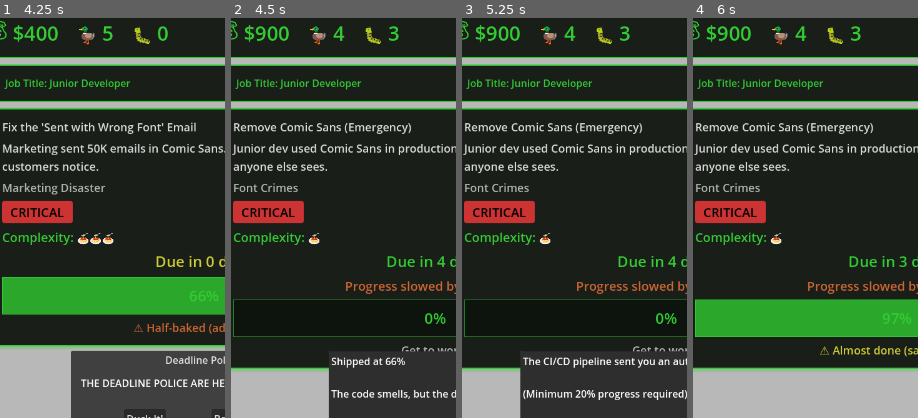
Above: before the commit, frames 1-4 (left to right).
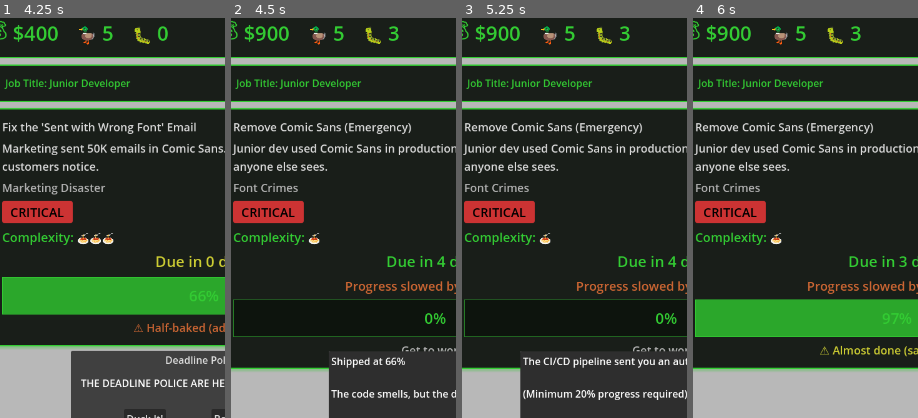
Above: after the commit, the same moments.

Repository: lmchoi/alt-f-this
Game: Godot game, scene res://scenes/game_ui.tscn
The game is run twice, just before and just after one commit, with the same random seed, the same clock (stepped at 60 frames per second) and the same inputs.
Inputs:
- Up to frame 1 (4.25 s): click "SHIP IT (Complete Now)" at 0.5 s; click "Work £100" at 1.25 s; click "Side Hustle £200" at 2 s; click "Work £100" at 2.75 s; click "Side Hustle £200" at 3.5 s
- Up to frame 2 (4.5 s): click "Duck It!" at 4.25 s
- Up to frame 3 (5.25 s): click "SHIP IT (Complete Now)" at 5 s
- Up to frame 4 (6 s): click "Work £100" at 5.75 s
The pictures show only the part of the screen within x 5-55%, y 2-52%; the shares and areas given below are measured in that part.

Frame 1 is identical in both runs. In frame 2, 0.1% of the frame differs, in the area x 45-51%, y 2-6%; in frame 3, 0.1%; in frame 4, 0.1%.

Commit message:
Fix logic with deadline dialog

Diff:
--- a/autoloads/game_manager.gd
+++ b/autoloads/game_manager.gd
@@ -324,6 +324,12 @@
 
 func ship_it() -> ActionOutcome:
 	"""Complete task early at current progress. Adds bugs based on incompleteness."""
+	if GameManager.current_task.progress < GameManager.MIN_SHIP_PROGRESS:
+		# Cheeky punishment for trying to ship nothing
+		var cheeky_message = get_too_early_message()
+		event_occurred.emit({"text": cheeky_message, "money": 0, "ducks": 0})
+		return ActionOutcome.DO_NOTHING
+
 	print('ship it at %d%%' % current_task.progress)
 
 	var progress = current_task.progress
@@ -351,21 +357,13 @@
 
 	return ActionOutcome.NORMAL
 
-func process_action(action: String):
+func process_deadline_action(action: String):
 	"""Handle deadline dialog actions (mercy/duck_it). Advances day after action."""
 	match action:
 		"mercy":
-			salary -= 10
-			print("mercy")
+			# todo - reduce salary - move deadline? random outcome?
+			# salary -= 10
+			print("mercy - does nothing")
 		"duck_it":
-			if current_task.progress < MIN_SHIP_PROGRESS:
-				# Same cheeky message as trying to ship early
-				var cheeky_message = get_too_early_message()
-				event_occurred.emit({"text": cheeky_message, "money": 0, "ducks": 0})
-			else:
-				ducks -= 1
-				ship_it()
-				print("duck it")
-
-	# Deadline actions consume a day
-	advance_turn()
+			print("duck it")
+			process_turn("ship")
--- a/scenes/game_ui.gd
+++ b/scenes/game_ui.gd
@@ -39,12 +39,7 @@
 	GameManager.process_turn("hustle")
 
 func _on_ship_it_button_pressed():
-	if GameManager.current_task.progress < GameManager.MIN_SHIP_PROGRESS:
-		# Cheeky punishment for trying to ship nothing
-		var cheeky_message = GameManager.get_too_early_message()
-		$EventPopup.show_event(cheeky_message)
-	else:
-		GameManager.process_turn("ship")
+	GameManager.process_turn("ship")
 
 func _on_event_occurred(event: Dictionary):
 	if event.text != "":
@@ -60,7 +55,7 @@
 	end_game_panel.show_victory(stats)
 
 func _on_deadline_action(action: String):
-	GameManager.process_action(action)
+	GameManager.process_deadline_action(action)
 	$DeadlineDialog.hide()
 
 func _on_production_outage(task_name: String):
